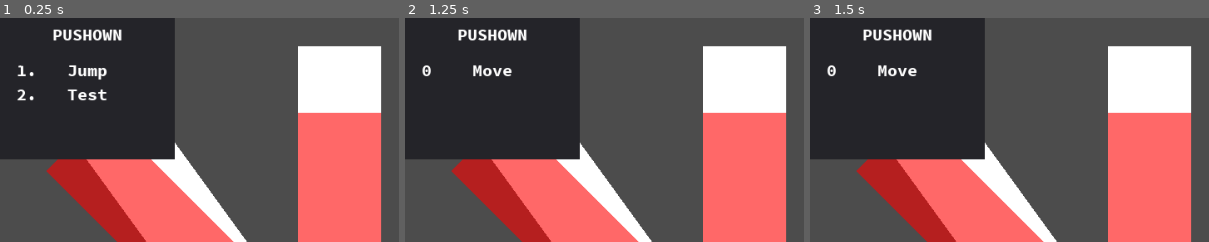
Above: before the commit, frames 1-3 (left to right).
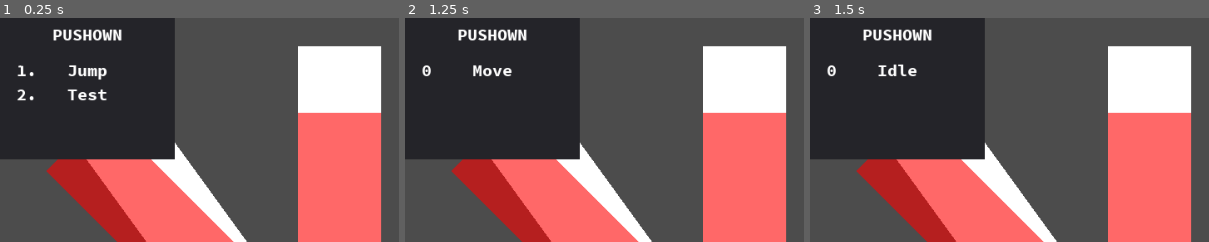
Above: after the commit, the same moments.

Repository: MTareqAzim/scratchpad
Game: Godot game, scene res://Scenes/World/World2.tscn
Two runs of this game, one before a commit and one after it. Both use one fixed random seed, a clock stepped at 60 frames per second and the inputs below. This scene is started directly instead of the project's main scene.
Inputs (mouse positions are % of the whole screen's width and height, from its top left):
- Up to frame 1 (0.25 s): no input
- Up to frame 2 (1.25 s): tap Enter at 0.5 s; move the mouse to (72, 45) at 0.52 s; hold Right (ui_right) from 0.53 s (still down); click (72, 45) at 0.67 s
- Up to frame 3 (1.5 s): release Right (ui_right) at 1.25 s; drag from (30, 55) to (59, 48) at 1.27 s
The pictures show only the part of the screen within x 0-50%, y 0-50%; the shares and areas given below are measured in that part.

Frames 1-2 are identical in both runs. In frame 3, 0.2% of the frame differs, in the area x 17-25%, y 20-27%.
Error before the commit: Invalid operands 'Vector2' and 'String' in operator '=='. (res://Utils/State)

Commit message:
Updated to new EqualsTransition with args.

Diff:
--- a/Scenes/Player/States/Component States/crouch.tscn
+++ b/Scenes/Player/States/Component States/crouch.tscn
@@ -9,7 +9,7 @@
 [ext_resource path="res://Utils/Grouping Node/grouping_node.gd" type="Script" id=7]
 [ext_resource path="res://Utils/State Machine/State/State Components/Node State Components/Update/Transitions/not_equals_transition_state_component.gd" type="Script" id=8]
 [ext_resource path="res://Utils/State Machine/State/State Components/Transitions/released_transition_state_component.gd" type="Script" id=9]
-[ext_resource path="res://Utils/State Machine/State/State Components/Node State Components/Update/Transitions/equals_arg_transition_state_component.gd" type="Script" id=10]
+[ext_resource path="res://Utils/State Machine/State/State Components/Node State Components/Update/Transitions/equals_transition_state_component.gd" type="Script" id=10]
 [ext_resource path="res://Utils/State Machine/State/State Components/Transitions/pressed_transition_state_component.gd" type="Script" id=11]
 
 [node name="Crouch" type="Node"]
@@ -67,8 +67,9 @@
 script = ExtResource( 10 )
 node_key = "input"
 FUNCTION_NAME = "is_action_pressed"
-arg = "crouch"
-equals = "False"
+has_args = true
+args = [ "crouch" ]
+equals = [ false ]
 NEXT_STATE = "previous"
 
 [node name="High Jump" type="Node" parent="Transitions"]
--- a/Scenes/Player/States/Component States/fall.tscn
+++ b/Scenes/Player/States/Component States/fall.tscn
@@ -46,7 +46,7 @@
 script = ExtResource( 6 )
 node_key = "body"
 FUNCTION_NAME = "is_grounded"
-equals = "True"
+equals = [ true ]
 NEXT_STATE = "previous"
 
 [node name="Air Dashed" type="Node" parent="Transitions"]
--- a/Scenes/Player/States/Component States/jump.tscn
+++ b/Scenes/Player/States/Component States/jump.tscn
@@ -65,7 +65,7 @@
 script = ExtResource( 9 )
 node_key = "body"
 FUNCTION_NAME = "get_z_velocity"
-equals = "0"
+equals = [ 0 ]
 NEXT_STATE = "fall"
 
 [node name="Air Dash" type="Node" parent="Transitions"]
--- a/Scenes/Player/States/Component States/move.tscn
+++ b/Scenes/Player/States/Component States/move.tscn
@@ -7,11 +7,10 @@
 [ext_resource path="res://Utils/State Machine/State/State Components/Node State Components/Update/Transitions/equals_transition_state_component.gd" type="Script" id=5]
 [ext_resource path="res://Utils/State Machine/State/State Components/Node State Components/Update/Transitions/not_equals_transition_state_component.gd" type="Script" id=6]
 [ext_resource path="res://Utils/State Machine/State/State Components/Transitions/pressed_transition_state_component.gd" type="Script" id=7]
-[ext_resource path="res://Utils/State Machine/State/State Components/Node State Components/Update/Transitions/equals_arg_transition_state_component.gd" type="Script" id=8]
-[ext_resource path="res://Utils/State Machine/State/State Components/Action Buffer/action_buffer_deactivate_state_component.gd" type="Script" id=9]
-[ext_resource path="res://Utils/State Machine/State/State Components/Action Buffer/action_buffer_activate_state_component.gd" type="Script" id=10]
-[ext_resource path="res://Utils/State Machine/State/State Components/Transitions/transition_state_component.gd" type="Script" id=11]
-[ext_resource path="res://Utils/State Machine/State/State Components/Node State Components/Exit/call_function_exit_state_component.gd" type="Script" id=12]
+[ext_resource path="res://Utils/State Machine/State/State Components/Action Buffer/action_buffer_deactivate_state_component.gd" type="Script" id=8]
+[ext_resource path="res://Utils/State Machine/State/State Components/Action Buffer/action_buffer_activate_state_component.gd" type="Script" id=9]
+[ext_resource path="res://Utils/State Machine/State/State Components/Transitions/transition_state_component.gd" type="Script" id=10]
+[ext_resource path="res://Utils/State Machine/State/State Components/Node State Components/Exit/call_function_exit_state_component.gd" type="Script" id=11]
 
 [node name="Move" type="Node"]
 script = ExtResource( 1 )
@@ -41,7 +40,7 @@
 script = ExtResource( 5 )
 node_key = "body"
 FUNCTION_NAME = "get_velocity_2d"
-equals = "(0, 0)"
+equals = [ Vector2( 0, 0 ) ]
 NEXT_STATE = "idle"
 
 [node name="Fall" type="Node" parent="Transitions"]
@@ -62,15 +61,16 @@
 NEXT_STATE = "crouch"
 
 [node name="Crouch 2" type="Node" parent="Transitions"]
-script = ExtResource( 8 )
+script = ExtResource( 5 )
 node_key = "input"
 FUNCTION_NAME = "is_action_pressed"
-arg = "crouch"
-equals = "True"
+has_args = true
+args = [ "crouch" ]
+equals = [ true ]
 NEXT_STATE = "crouch"
 
 [node name="Dashed" type="Node" parent="Transitions"]
-script = ExtResource( 9 )
+script = ExtResource( 8 )
 action_buffer_key = "buffer"
 action = "dashed"
 frames = 5
Not shown: 3 places in Scenes/Player/States/Component States/move.tscn that only renumber resources
Binary file changed: Utils/State Machine/State/State Components/Node State Components/Update/Transitions/equals_transition.png
